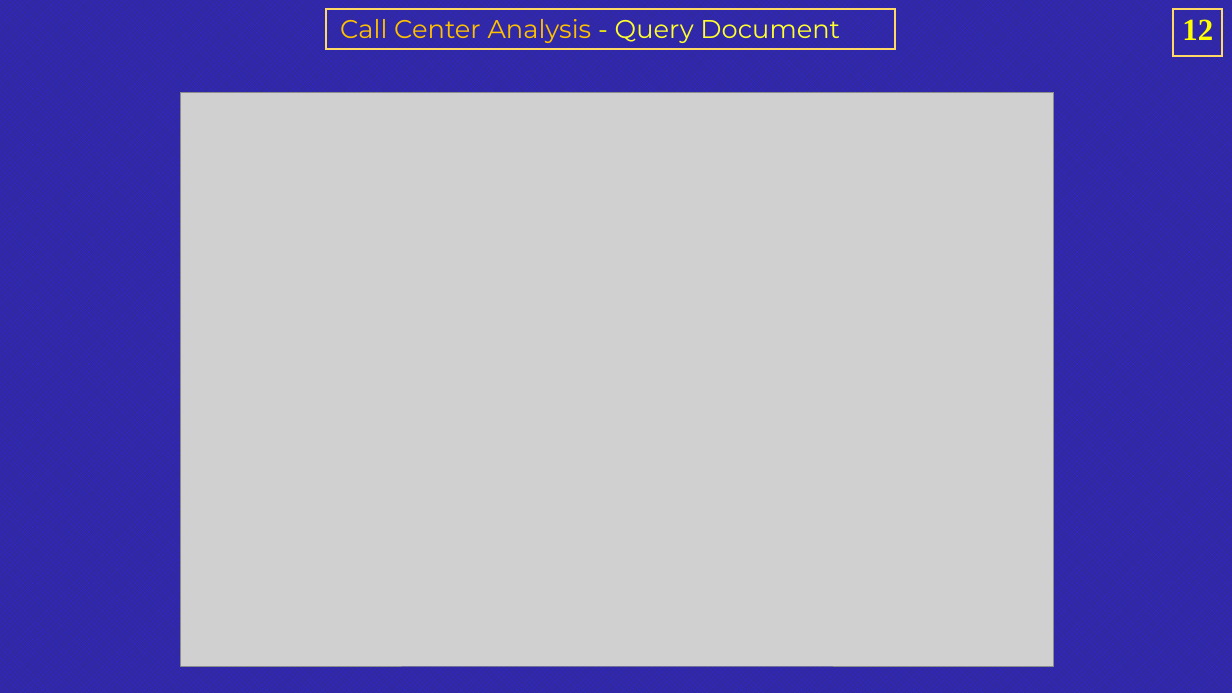
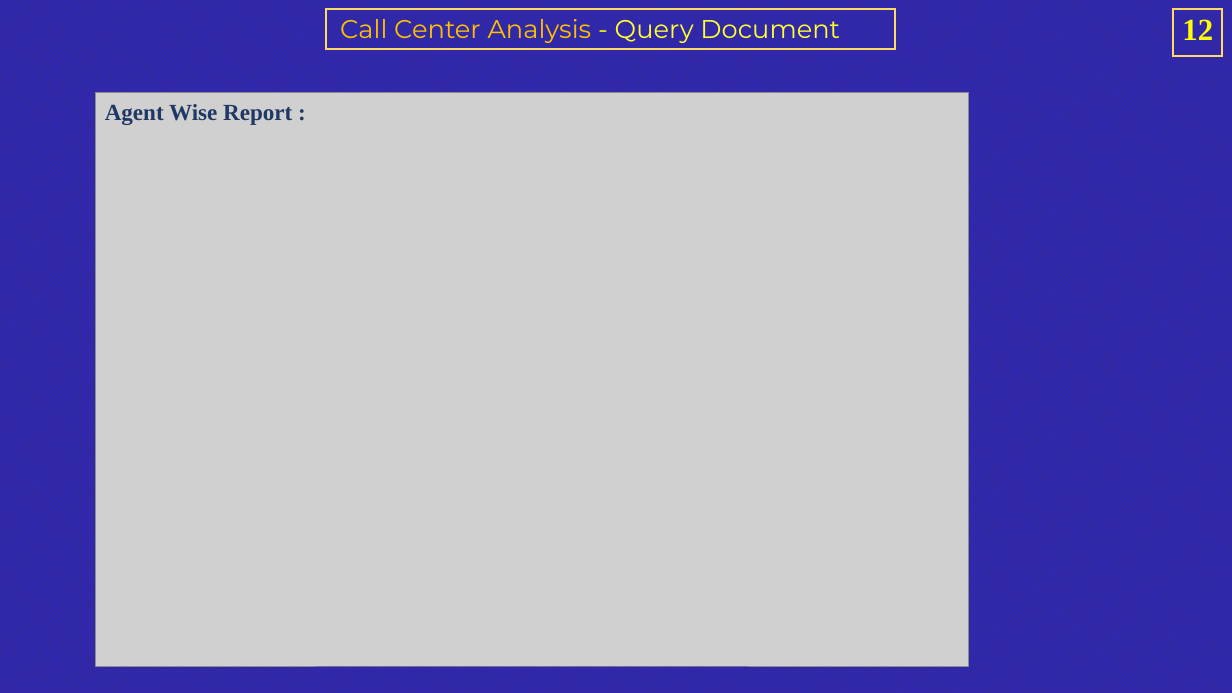
Before and after one commit to rashmi0007/call_center_dashboard, a slide deck: slide 12 of Query_doc_powerpoint.pptx. Drawn at 1232x693 pixels with LibreOffice and Linux fonts; fonts in the diff are those of the drawing; grey boxes stand for pictures. Boxes give left, top, right and bottom in pixels: in the first picture for what was removed or moved away, otherwise in the second. Text is boxed around its words. In the diff, an @@ line names an element or a change of style, - is before the commit and + after.

```diff
--- a/Query_doc_powerpoint.pptx
+++ b/Query_doc_powerpoint.pptx
@@ picture: place and size @@
-picture at bbox=[181, 92, 1055, 666]
+picture at bbox=[96, 92, 970, 666]
@@ text added at bbox=[105, 104, 292, 125], 18 pt, text #203864, bold @@
+Agent Wise Report :
```
Also in this commit, not shown: 12 other slides changed, 1 other file.
